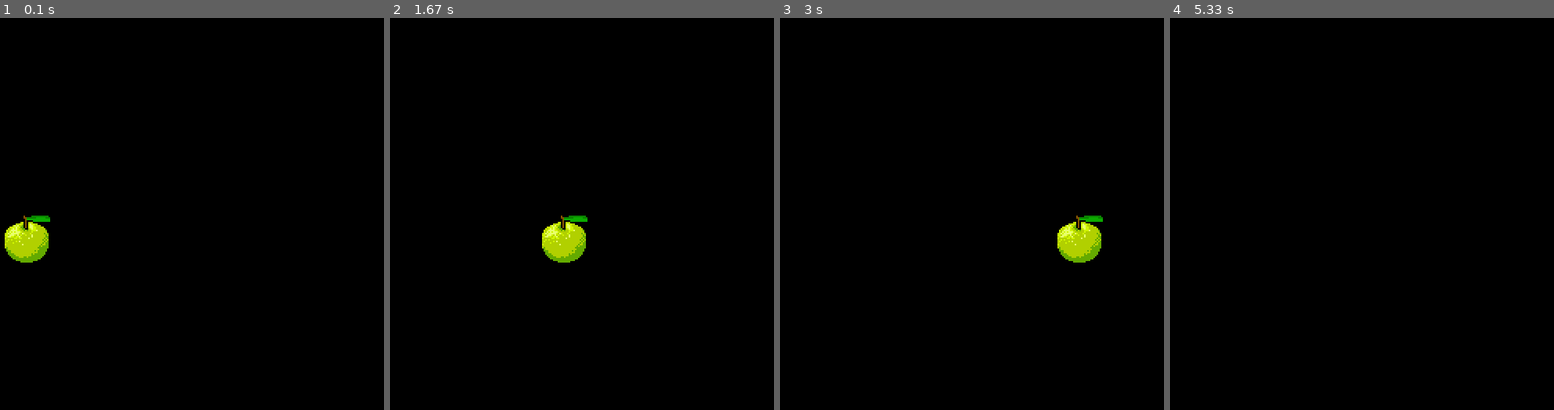
Above: before the commit, frames 1-4 (left to right).
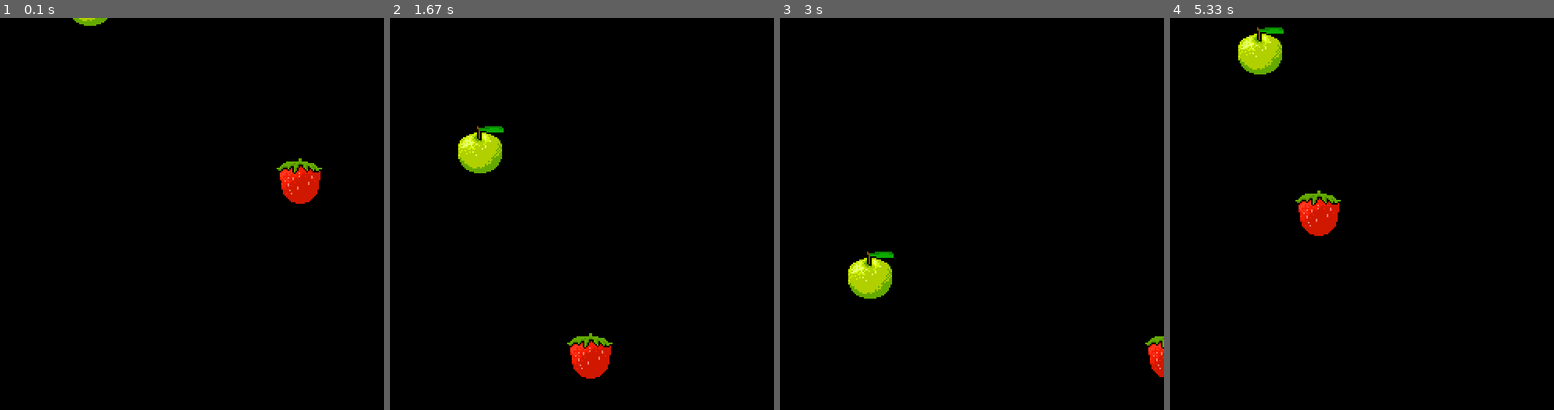
Above: after the commit, the same moments.

Repository: astevens246/pygame-tutorial
Game: pygame game, started from drawing-objects.py
The game is run twice, just before and just after one commit, with the same random seed, the same clock (stepped at 60 frames per second) and the same inputs.
Inputs:
- Up to frame 1 (0.1 s): no input
- Up to frame 2 (1.67 s): no input
- Up to frame 3 (3 s): no input
- Up to frame 4 (5.33 s): no input

The runs differ from the first frame. In frame 1, 2.1% of the frame differs, in the area x 1-84%, y 0-63%; in frame 2, 3.0%, in the area x 17-58%, y 27-92%; in frame 3, 2.4%; in frame 4, 2.0%.

Commit message:
added moving apple and strawberry

Diff:
--- a/drawing-objects.py
+++ b/drawing-objects.py
@@ -1,5 +1,6 @@
 # pylint: disable=no-member
-
+from random import randint
+import random
 # Import and initialize pygame
 import pygame
 # Get the clock
@@ -15,13 +16,48 @@
   def render(self, screen):
     screen.blit(self.surf, (self.x, self.y))
 
+class Apple(GameObject):
+    def __init__(self):
+        super(Apple, self).__init__(0, -64, 'apple.png')  # Start from top with a random x position
+        self.dx = 0
+        self.dy = (randint(1, 3))  # Move downward
+        self.reset()
+
+    def move(self):
+        self.y += self.dy
+        if self.y > 500:
+            self.reset()
+
+    def reset(self):
+        self.x = random.choice([93, 218, 343])
+        self.y = -64
+
+class Strawberry(GameObject):
+    def __init__(self):
+        super(Strawberry, self).__init__(0, -64, 'strawberry.png')  # Start from left with a random y position
+        self.dx = randint(1, 3)  # Move from left to right
+        self.dy = 0
+        self.reset()
+
+    def move(self):
+        self.x += self.dx
+        if self.x > 500:
+            self.reset()
+
+    def reset(self):
+        self.x = random.choice([93, 343])  # Randomly choose between 93 and 343 for x
+        self.y = randint(0, 500)
+
+
+
 pygame.init()
 
 
 # Configure the screen
 screen = pygame.display.set_mode([500, 500])
-
-apple1 = GameObject(0, 250, 'apple.png')
+# Create the apple object
+apple = Apple()
+strawberry = Strawberry()
 
 
 # Create the game loop
@@ -33,10 +69,15 @@
       running = False
       # Clear screen
   screen.fill((0, 0, 0))
+  # Draw apple
+  apple.move()
+  apple.render(screen)
+  #Draw strawberry
+  strawberry.move()
+  strawberry.render(screen)
 
-  # Draw the box object
-  apple1.x += 2
-  apple1.render(screen)
+
+
 
   # Update the window
   pygame.display.flip()
